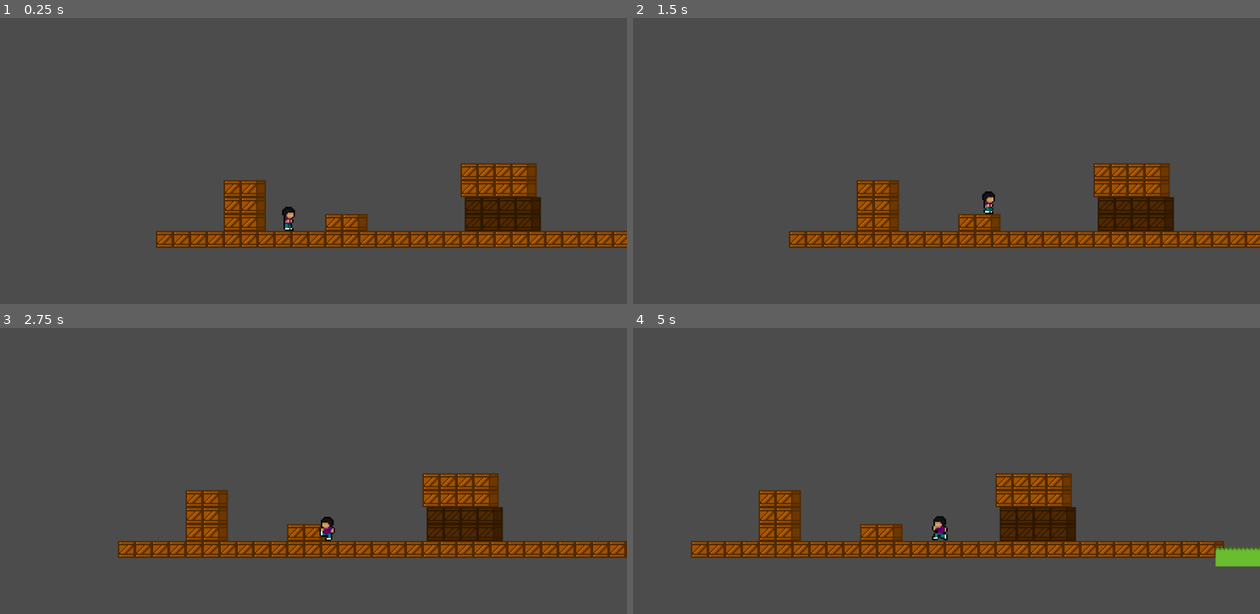
Above: before the commit, frames 1-4 (two rows, left to right).
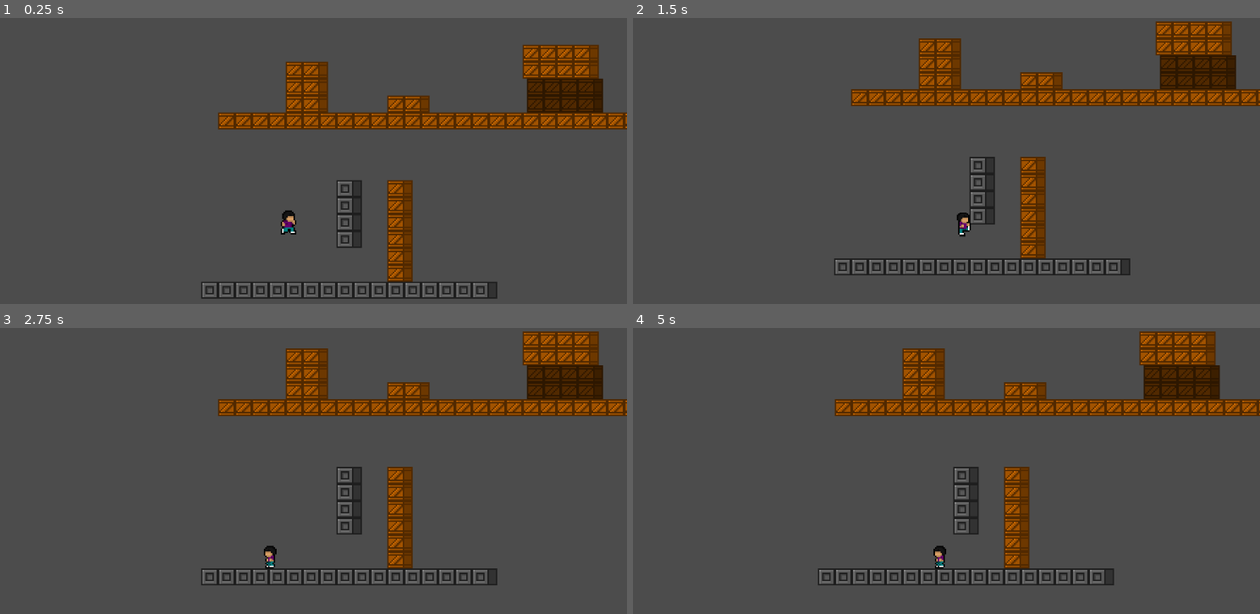
Above: after the commit, the same moments.

Repository: Guilherme-Calland/superMegaDorito
Game: Godot game, scene res://scenes/level/TestLevel.tscn
Same seed, same stepped clock (60 frames per second), same inputs: the game is played once before the commit and once after it.
Inputs:
- Up to frame 1 (0.25 s): no input
- Up to frame 2 (1.5 s): hold Shift (grab) 0.53-1.28 s; hold D (right) from 0.53 s (still down); tap W (jump) at 0.77 s; tap Shift (grab) at 1.35 s
- Up to frame 3 (2.75 s): tap W (jump) at 1.52 s; release D (right) at 2.03 s; hold A (left) from 2.03 s (still down); hold Shift (grab) from 2.03 s (still down)
- Up to frame 4 (5 s): release A (left) at 2.78 s; release Shift (grab) at 2.78 s; hold D (right) 2.78-4.28 s; tap Shift (grab) at 2.85, 4.35 s; tap W (jump) at 3.02, 3.77, 4.52 s; hold Shift (grab) 3.53-4.28 s; hold A (left) from 4.28 s (still down)

The runs differ from the first frame. In frame 1, 20% of the frame differs, in the area x 24-100%, y 9-99%; in frame 2, 20%; in frame 3, 21%, in the area x 18-100%, y 1-90%; in frame 4, 21%.

Commit message:
wall soud effects

Diff:
--- a/scenes/level/TestLevel.tscn
+++ b/scenes/level/TestLevel.tscn
@@ -12,11 +12,20 @@
 [sub_resource type="RectangleShape2D" id=3]
 extents = Vector2( 29, 2.5 )
 
+[sub_resource type="RectangleShape2D" id=6]
+extents = Vector2( 8, 39.75 )
+
 [sub_resource type="RectangleShape2D" id=2]
 extents = Vector2( 3, 10 )
 
 [sub_resource type="RectangleShape2D" id=4]
 extents = Vector2( 51, 3.5 )
+
+[sub_resource type="RectangleShape2D" id=8]
+extents = Vector2( 112, 10 )
+
+[sub_resource type="RectangleShape2D" id=9]
+extents = Vector2( 10, 28 )
 
 [node name="TestLevel" type="Node2D"]
 
@@ -31,6 +40,10 @@
 [node name="CollisionShape2D2" type="CollisionShape2D" parent="WoodArea"]
 position = Vector2( 377, -16 )
 shape = SubResource( 3 )
+
+[node name="CollisionShape2D3" type="CollisionShape2D" parent="WoodArea"]
+position = Vector2( -243, 89.75 )
+shape = SubResource( 6 )
 
 [node name="GrassArea" type="Area2D" parent="."]
 position = Vector2( 171, -8 )
@@ -55,8 +68,16 @@
 position = Vector2( 541, 1 )
 shape = SubResource( 4 )
 
+[node name="CollisionShape2D5" type="CollisionShape2D" parent="MetalArea"]
+position = Vector2( -113, 125 )
+shape = SubResource( 8 )
+
+[node name="CollisionShape2D6" type="CollisionShape2D" parent="MetalArea"]
+position = Vector2( -114, 72 )
+shape = SubResource( 9 )
+
 [node name="Player" parent="." instance=ExtResource( 2 )]
-position = Vector2( -110, -16 )
+position = Vector2( -154, 68 )
 collision_mask = 0
 collision/safe_margin = 0.001
 
@@ -72,7 +93,7 @@
 cell_size = Vector2( 12, 12 )
 collision_layer = 0
 format = 1
-tile_data = PoolIntArray( -262143, 536870912, 0, -262142, 53 …(1377 unchanged characters)… 6, 0, 50, 536870916, 0, 51, 536870916, 0 )
+tile_data = PoolIntArray( -262143, 536870912, 0, -262142, 53 …(1377 unchanged characters)… 6, 0, 50, 536870916, 0, 51, 536870916, 0, 327670, 536870916, 0, 327673, 536870912, 0, 393206, 536870916, 0, 393209, 536870912, 0, 458742, 536870916, 0, 458745, 536870912, 0, 524278, 536870916, 0, 524281, 536870912, 0, 589817, 536870912, 0, 655353, 536870912, 0, 720878, 536870916, 0, 720879, 536870916, 0, 720880, 536870916, 0, 720881, 536870916, 0, 720882, 536870916, 0, 720883, 536870916, 0, 720884, 536870916, 0, 720885, 536870916, 0, 720886, 536870916, 0, 720887, 536870916, 0, 720888, 536870916, 0, 720889, 536870916, 0, 720890, 536870916, 0, 720891, 536870916, 0, 720892, 536870916, 0, 720893, 536870916, 0, 720894, 536870916, 0 )
 
 [node name="WoodBoxScenary" type="TileMap" parent="."]
 position = Vector2( 2.784, 0 )
Not shown: 1 places in scenes/level/TestLevel.tscn that only renumber resources
